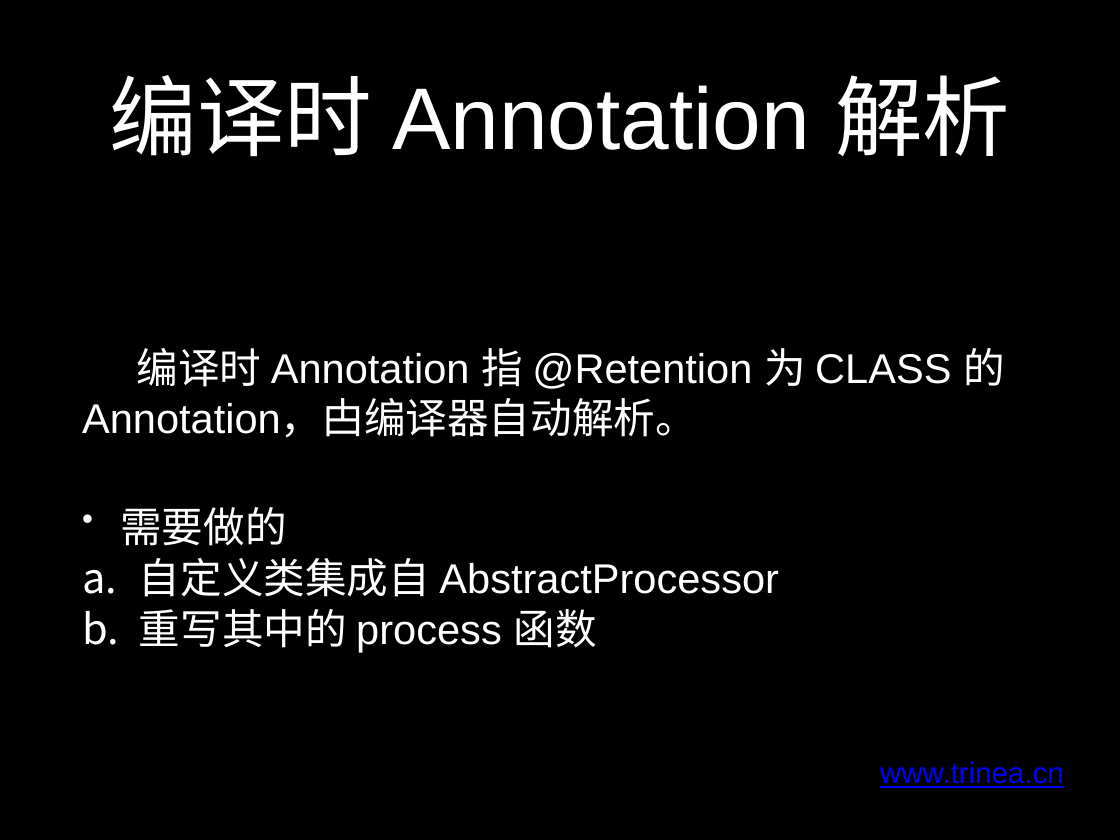
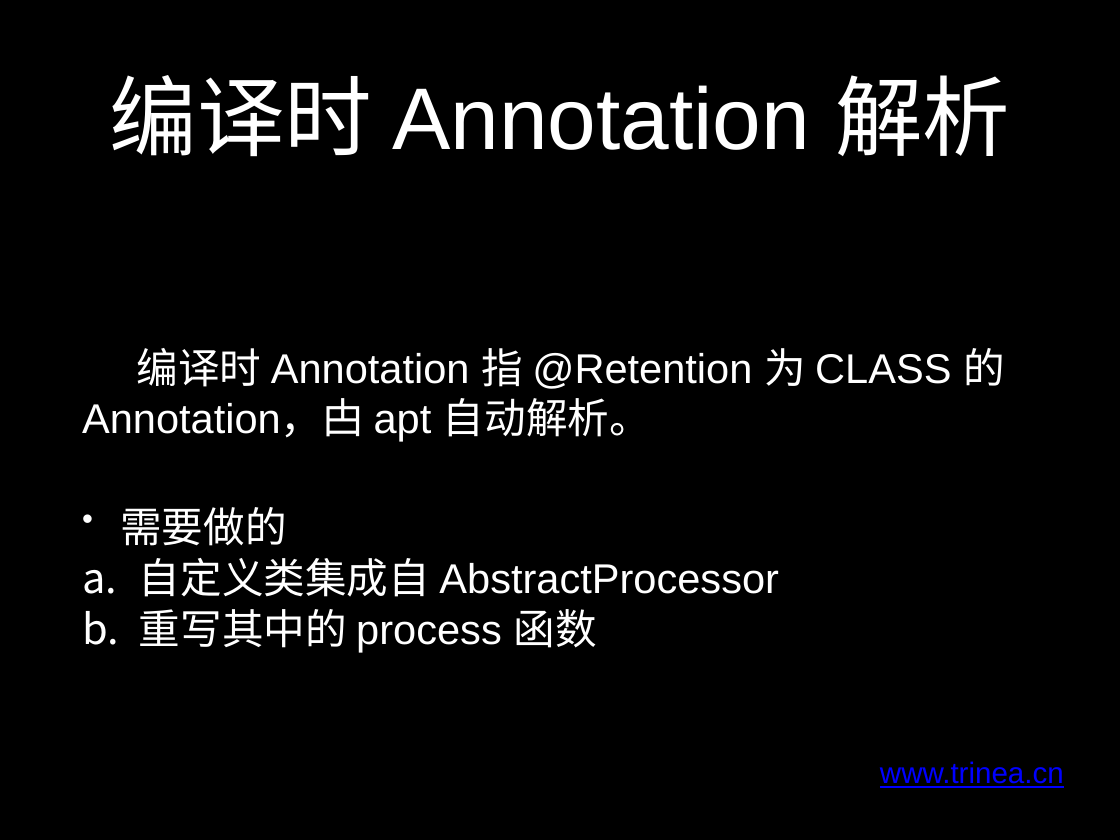
Before and after one commit to Trinea/trinea.github.com, a slide deck: slide 19 of download/pdf/android/java-annotation.pptx. Drawn at 1120x840 pixels with LibreOffice and Linux fonts; fonts in the diff are those of the drawing. Boxes give left, top, right and bottom in pixels: in the first picture for what was removed or moved away, otherwise in the second. Text is boxed around its words. In the diff, an @@ line names an element or a change of style, - is before the commit and + after.

Commit message:
Modify annotation

```diff
--- a/download/pdf/android/java-annotation.pptx
+++ b/download/pdf/android/java-annotation.pptx
@@ text at [82, 348, 1005, 441]: text changed @@
-编译时 Annotation 指 @Retention 为 CLASS 的 Annotation，甴编译器自动解析。
+编译时 Annotation 指 @Retention 为 CLASS 的 Annotation，甴 apt 自动解析。
```
Also in this commit, not shown: 4 other files.
